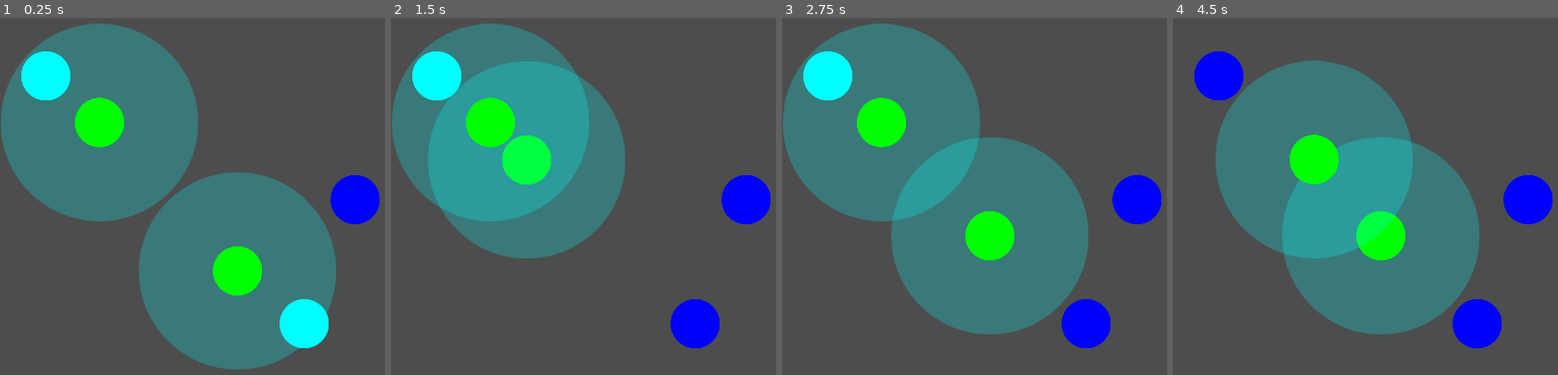
Above: before the commit, frames 1-4 (left to right).
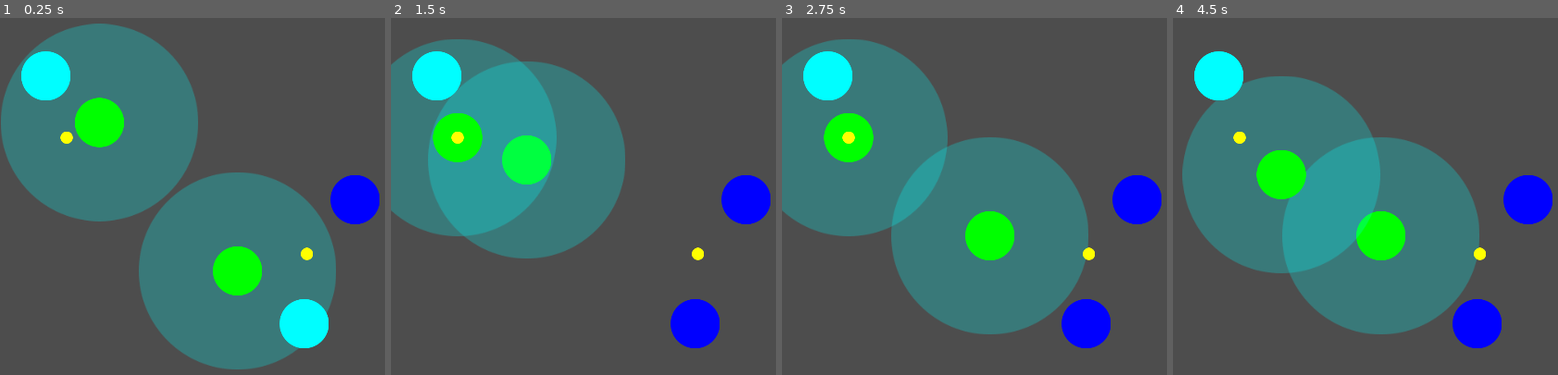
Above: after the commit, the same moments.

Repository: sisipun/Electrify
Game: Godot game, scene res://script/game.tscn
Same seed, same stepped clock (60 frames per second), same inputs: the game is played once before the commit and once after it.
Inputs (mouse positions are in pixels of both pictures, inside the frame that each line leads up to):
- Up to frame 1 (0.25 s): no input
- Up to frame 2 (1.5 s): tap Enter at 0.5 s; drag from (629, 271) to (491, 121) at 0.52 s; drag from (491, 121) to (598, 235) at 1.27 s
- Up to frame 3 (2.75 s): tap Space at 2 s; move the mouse to (1032, 75) at 2.02 s; click (1032, 75) at 2.17 s
- Up to frame 4 (4.5 s): tap Enter at 2.75, 4.25 s; drag from (outside the picture) to (1273, 121) at 2.77 s; tap Space at 3.5 s; move the mouse to (1507, 346) at 3.52 s; click (1507, 346) at 3.67 s; drag from (1257, 125) to (1380, 235) at 4.27 s

The runs differ from the first frame. In frame 1, 0.2% of the frame differs, in the area x 15-82%, y 31-68%; in frame 2, 10%; in frame 3, 10%; in frame 4, 14%, in the area x 2-82%, y 9-72%.

Commit message:
Create station point node with magnit effect

Diff:
--- /dev/null
+++ b/asset/image/level/station/point.svg
@@ -0,0 +1,48 @@
+<?xml version="1.0" encoding="UTF-8" standalone="no"?>
+<!-- Created with Inkscape (http://www.inkscape.org/) -->
+
+<svg
+   width="31.999998"
+   height="31.999998"
+   viewBox="0 0 8.4666662 8.466666"
+   version="1.1"
+   id="svg1"
+   inkscape:version="1.3 (0e150ed6c4, 2023-07-21)"
+   sodipodi:docname="point.svg"
+   xmlns:inkscape="http://www.inkscape.org/namespaces/inkscape"
+   xmlns:sodipodi="http://sodipodi.sourceforge.net/DTD/sodipodi-0.dtd"
+   xmlns="http://www.w3.org/2000/svg"
+   xmlns:svg="http://www.w3.org/2000/svg">
+  <sodipodi:namedview
+     id="namedview1"
+     pagecolor="#ffffff"
+     bordercolor="#000000"
+     borderopacity="0.25"
+     inkscape:showpageshadow="2"
+     inkscape:pageopacity="0.0"
+     inkscape:pagecheckerboard="0"
+     inkscape:deskcolor="#d1d1d1"
+     inkscape:document-units="mm"
+     inkscape:zoom="12.963692"
+     inkscape:cx="43.120431"
+     inkscape:cy="31.588223"
+     inkscape:window-width="3840"
+     inkscape:window-height="2054"
+     inkscape:window-x="-11"
+     inkscape:window-y="-11"
+     inkscape:window-maximized="1"
+     inkscape:current-layer="layer1" />
+  <defs
+     id="defs1" />
+  <g
+     inkscape:label="Layer 1"
+     inkscape:groupmode="layer"
+     id="layer1">
+    <circle
+       style="fill:#ffff00;fill-opacity:1;stroke-width:0.025463"
+       id="path1"
+       cx="4.2333331"
+       cy="4.2333331"
+       r="4.2333331" />
+  </g>
+</svg>
--- a/script/level/level.gd
+++ b/script/level/level.gd
@@ -44,7 +44,7 @@
 	if event is InputEventScreenTouch and not event.pressed:
 		_on_station_released()
 	if event is InputEventScreenDrag and _selected_station:
-		_selected_station.position += event.relative
+		var new_position = _selected_station.position + event.relative
 
 		var size: Vector2 = _shape.shape.get_rect().size / 2
 		if _selected_station.position.x > size.x:
@@ -56,6 +56,8 @@
 			_selected_station.position.y = size.y
 		elif _selected_station.position.y < -size.y:
 			_selected_station.position.y = -size.y
+
+		_selected_station.move_to(new_position)
 
 
 func _on_window_size_changed() -> void:
--- a/script/level/level.tscn
+++ b/script/level/level.tscn
@@ -1,8 +1,9 @@
-[gd_scene load_steps=5 format=3 uid="uid://civmld8jgj43g"]
+[gd_scene load_steps=6 format=3 uid="uid://civmld8jgj43g"]
 
 [ext_resource type="Script" path="res://script/level/level.gd" id="1_dwq8f"]
 [ext_resource type="PackedScene" uid="uid://0p72am0ws48r" path="res://script/level/station/station.tscn" id="2_781vj"]
 [ext_resource type="PackedScene" uid="uid://dokjxdo0mwijs" path="res://script/level/build/building.tscn" id="3_kcew0"]
+[ext_resource type="PackedScene" uid="uid://dv88gepvc0aba" path="res://script/level/station/station_point.tscn" id="4_abvtj"]
 
 [sub_resource type="RectangleShape2D" id="RectangleShape2D_qohh0"]
 size = Vector2(1000, 1000)
@@ -35,3 +36,11 @@
 
 [node name="Building3" parent="Buldings" instance=ExtResource("3_kcew0")]
 position = Vector2(-421, -416)
+
+[node name="Points" type="Node2D" parent="."]
+
+[node name="StationPoint" parent="Points" instance=ExtResource("4_abvtj")]
+position = Vector2(256, 46)
+
+[node name="StationPoint2" parent="Points" instance=ExtResource("4_abvtj")]
+position = Vector2(-367, -256)
--- a/script/level/station/station.gd
+++ b/script/level/station/station.gd
@@ -27,6 +27,10 @@
 	_zone.building_exited.connect(_on_building_exited)
 
 
+func move_to(new_position: Vector2) -> void:
+	position = new_position
+
+
 func _input_event(_viewport: Viewport, event: InputEvent, _shape_idx: int) -> void:
 	if event is InputEventScreenTouch and event.pressed:
 		emit_signal("pressed")
--- /dev/null
+++ b/script/level/station/station_point.gd
@@ -0,0 +1,26 @@
+class_name StationPoint
+extends Area2D
+
+
+var entered_station: Station
+
+
+func _ready() -> void:
+	area_entered.connect(_on_area_entered)
+	area_exited.connect(_on_area_exited)
+	entered_station = null
+
+
+func _input_event(_viewport: Viewport, event: InputEvent, _shape_idx: int) -> void:
+	if event is InputEventScreenTouch and not event.pressed and entered_station:
+		entered_station.move_to(position)
+
+
+func _on_area_entered(area: Area2D) -> void:
+	if not entered_station and area is Station:
+		entered_station = area
+
+
+func _on_area_exited(area: Area2D) -> void:
+	if entered_station and area == entered_station:
+		entered_station = null
--- /dev/null
+++ b/script/level/station/station_point.tscn
@@ -0,0 +1,16 @@
+[gd_scene load_steps=4 format=3 uid="uid://dv88gepvc0aba"]
+
+[ext_resource type="Script" path="res://script/level/station/station_point.gd" id="1_2o4dw"]
+[ext_resource type="Texture2D" uid="uid://b7yacb5v70jaa" path="res://asset/image/level/station/point.svg" id="2_yu2po"]
+
+[sub_resource type="CircleShape2D" id="CircleShape2D_w8rkw"]
+radius = 128.0
+
+[node name="StationPoint" type="Area2D"]
+script = ExtResource("1_2o4dw")
+
+[node name="Shape" type="CollisionShape2D" parent="."]
+shape = SubResource("CircleShape2D_w8rkw")
+
+[node name="Body" type="Sprite2D" parent="."]
+texture = ExtResource("2_yu2po")
--- a/script/level/station/station_zone.gd
+++ b/script/level/station/station_zone.gd
@@ -21,7 +21,7 @@
 func init(radius: float) -> void:
 	var _scale = radius / _shape.shape.radius
 	_body.scale = Vector2(_scale, _scale)
-	$Shape.shape.radius = radius
+	_shape.shape.radius = radius
 
 
 func _on_area_entered(area: Area2D) -> void:
Not shown, added: asset/image/level/station/point.svg.import
